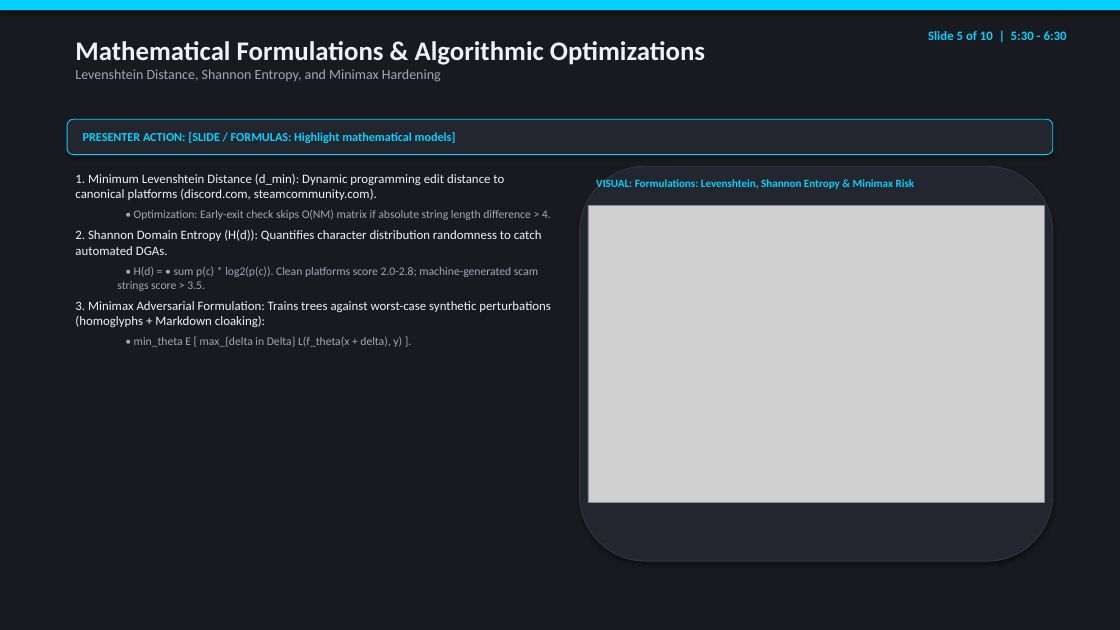
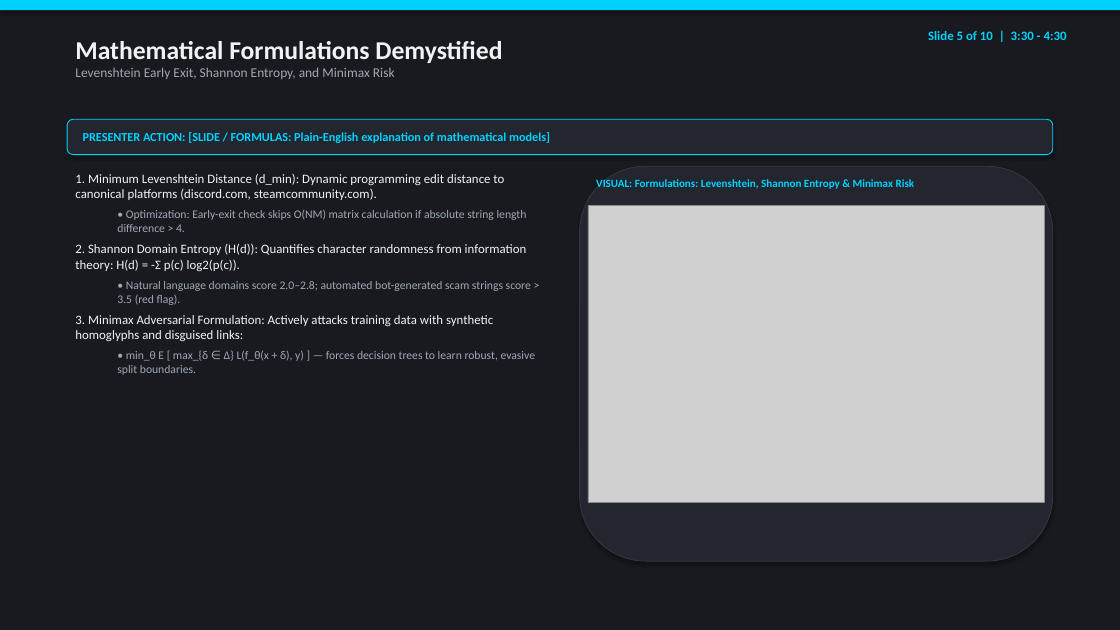
Before and after one commit to danvse/ML_DM_Discord_Phishing, a slide deck: slide 5 of docs/slides/DEMO_PRESENTATION_SLIDES.pptx. Drawn at 1120x630 pixels with LibreOffice and Linux fonts; fonts in the diff are those of the drawing; grey boxes stand for pictures. Boxes give left, top, right and bottom in pixels: in the first picture for what was removed or moved away, otherwise in the second. Text is boxed around its words. In the diff, an @@ line names an element or a change of style, - is before the commit and + after.

```diff
--- a/docs/slides/DEMO_PRESENTATION_SLIDES.pptx
+++ b/docs/slides/DEMO_PRESENTATION_SLIDES.pptx
@@ text at bbox=[75, 41, 502, 79]: text changed; size 12 to 11.5 pt @@
-Mathematical Formulations & Algorithmic Optimizations
-Levenshtein Distance, Shannon Entropy, and Minimax Hardening
+Mathematical Formulations Demystified
+Levenshtein Early Exit, Shannon Entropy, and Minimax Risk
@@ text at bbox=[928, 31, 1067, 40]: text changed @@
-Slide 5 of 10 | 5:30 - 6:30
+Slide 5 of 10 | 3:30 - 4:30
@@ text in rounded rectangle at bbox=[83, 132, 550, 143]: text changed @@
-PRESENTER ACTION: [SLIDE / FORMULAS: Highlight mathematical models]
+PRESENTER ACTION: [SLIDE / FORMULAS: Plain-English explanation of mathematical models]
@@ text at bbox=[75, 209, 536, 375]: text changed @@
-  • Optimization: Early-exit check skips O(NM) matrix if absolute string length difference > 4.
-2. Shannon Domain Entropy (H(d)): Quantifies character distribution randomness to catch automated DGAs.
-  • H(d) = • sum p(c) * log2(p(c)). Clean platforms score 2.0-2.8; machine-generated scam strings score > 3.5.
-3. Minimax Adversarial Formulation: Trains trees against worst-case synthetic perturbations (homoglyphs + Markdown cloaking):
-  • min_theta E [ max_{delta in Delta} L(f_theta(x + delta), y) ].
+  • Optimization: Early-exit check skips O(NM) matrix calculation if absolute string length difference > 4.
+2. Shannon Domain Entropy (H(d)): Quantifies character randomness from information theory: H(d) = -Σ p(c) log2(p(c)).
+  • Natural language domains score 2.0–2.8; automated bot-generated scam strings score > 3.5 (red flag).
+3. Minimax Adversarial Formulation: Actively attacks training data with synthetic homoglyphs and disguised links:
+  • min_θ E [ max_{δ ∈ Δ} L(f_θ(x + δ), y) ] — forces decision trees to learn robust, evasive split boundaries.
```
Also in this commit, not shown: 9 other slides changed, 2 other files.
